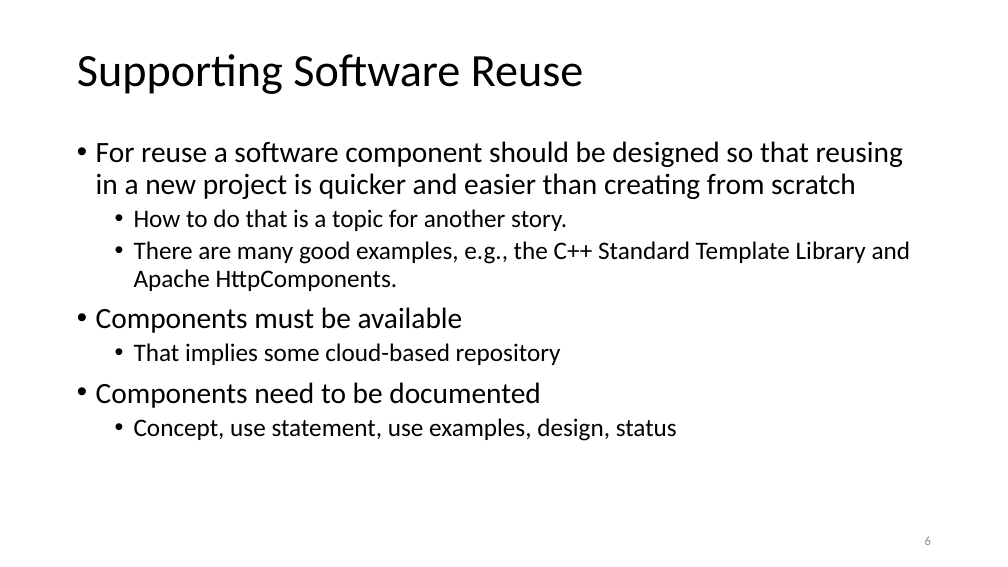
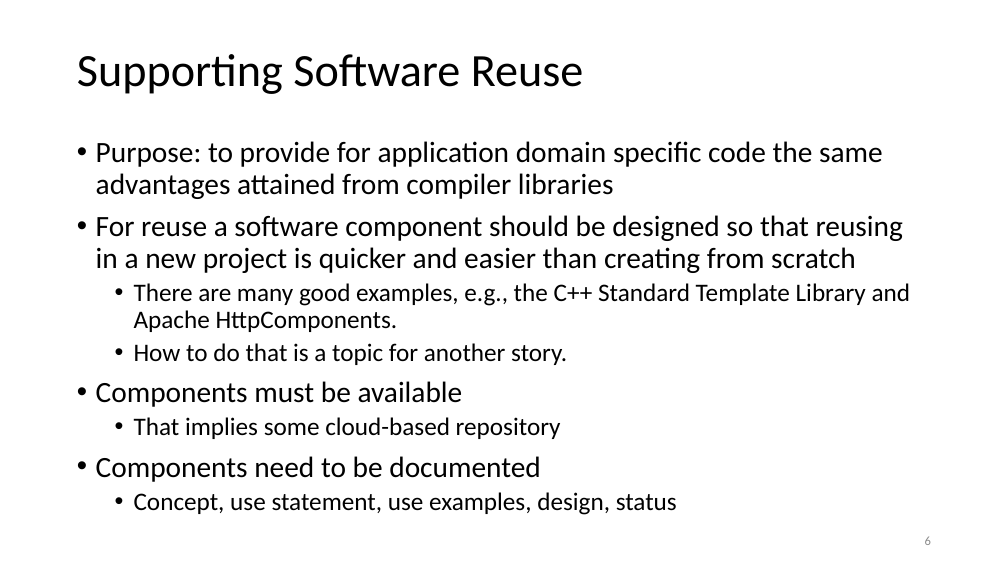
Before and after one commit to JimFawcett/JimFawcett.github.io, a slide deck: slide 6 of Resources/PublishingSourceCode.pptx. Drawn at 1008x567 pixels with LibreOffice and Linux fonts; fonts in the diff are those of the drawing. Boxes give left, top, right and bottom in pixels: in the first picture for what was removed or moved away, otherwise in the second. Text is boxed around its words. In the diff, an @@ line names an element or a change of style, - is before the commit and + after.

```diff
--- a/Resources/PublishingSourceCode.pptx
+++ b/Resources/PublishingSourceCode.pptx
@@ text at [96,141,883,199]: paragraph added @@
+• Purpose: to provide for application domain specific code the same advantages attained from compiler libraries
@@ text at [134,241,911,291]: paragraph removed @@
-  • There are many good examples, e.g., the C++ Standard Template Library and Apache HttpComponents.
@@ text at [134,283,911,332]: paragraph added @@
+  • There are many good examples, e.g., the C++ Standard Template Library and Apache HttpComponents.
```
Also in this commit, not shown: 9 other slides changed, 1 other file.
